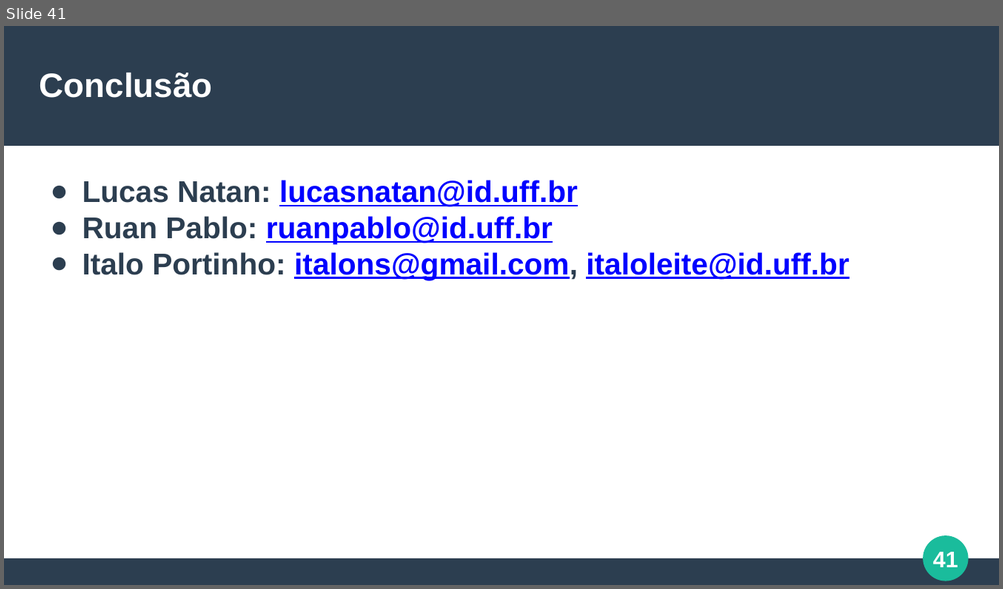
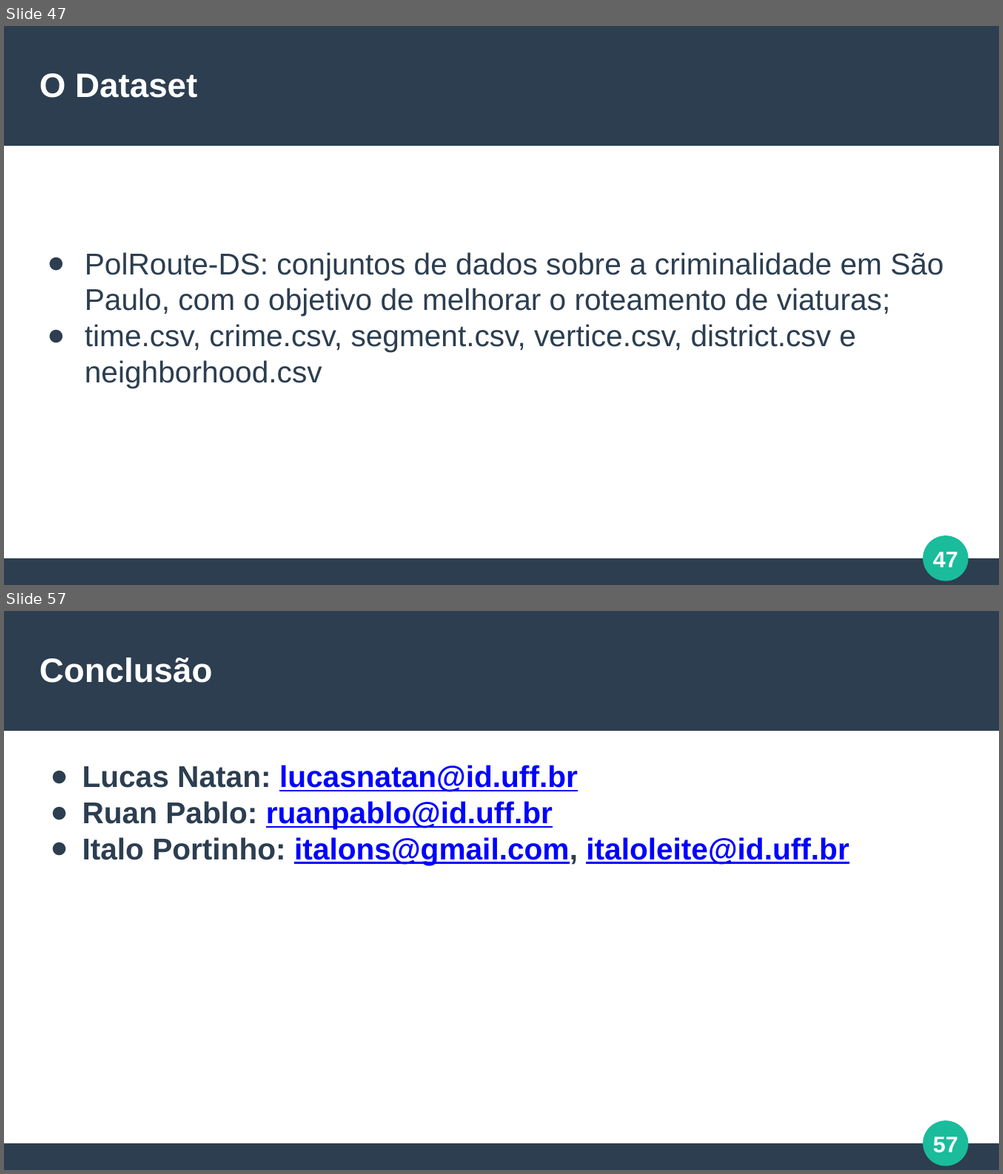
Before and after one commit to italoportinho/trabalho-egov-2024-1, a slide deck: trabalho-pratico/apresentacao_trabalho_pratico_EGOV_2024-1.pptx. Shown one above the other, each under a label of ours: slide 41 before the commit, slides 47 and 57 after it; the slides between them are not shown. The pictures are 1003x589 and 1003x1174 pixels, drawn with LibreOffice and Linux fonts; fonts in the diff are those of the drawing. Boxes give left, top, right and bottom in pixels: in the first picture for what was removed or moved away, otherwise in the second. Text is boxed around its words. In the diff, an @@ line names an element or a change of style, - is before the commit and + after.

```diff
--- a/trabalho-pratico/apresentacao_trabalho_pratico_EGOV_2024-1.pptx
+++ b/trabalho-pratico/apresentacao_trabalho_pratico_EGOV_2024-1.pptx
@@ slide 47 added at [4, 26, 999, 585], background #FFFFFF; not listed: 4 template elements that a slide beside it also shows @@
@@ text added at [40, 73, 197, 98], 27 pt, text #FFFFFF, bold @@
+O Dataset
@@ text added at [85, 252, 943, 389], 24 pt, text #2C3E50 @@
+● PolRoute-DS: conjuntos de dados sobre a criminalidade em São Paulo, com o objetivo de melhorar o roteamento de viaturas;
+● time.csv, crime.csv, segment.csv, vertice.csv, district.csv e neighborhood.csv
@@ what was slide 41 is now slide 57 @@
@@ page number at [933, 1137, 958, 1153]: text changed @@
-41
+57
```
Also in this commit, not shown: 38 slides changed, 17 other slides added, 2 slides removed.
